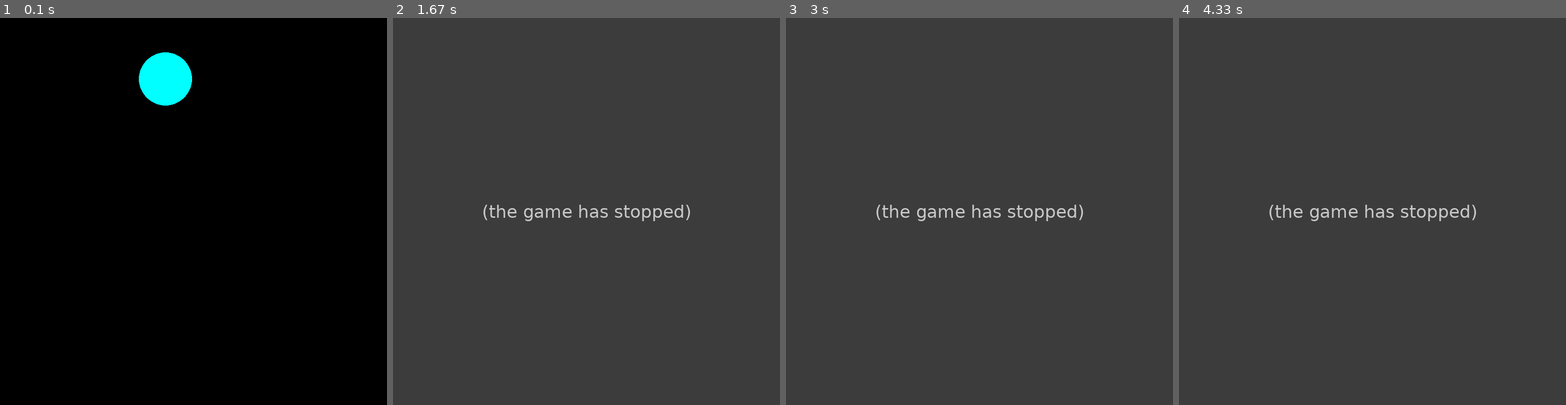
Above: before the commit, frames 1-4 (left to right).
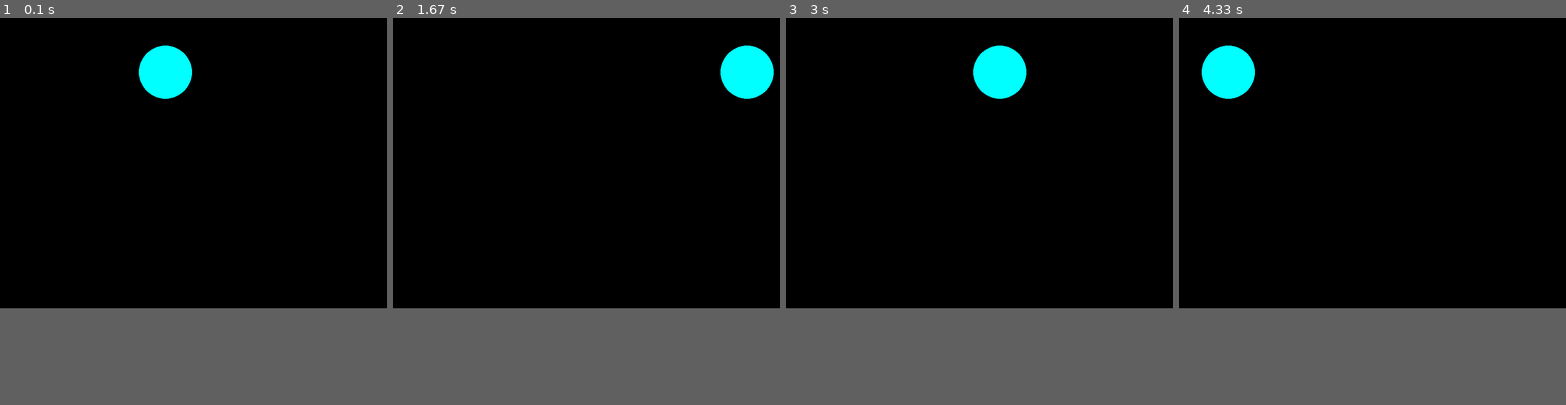
Above: after the commit, the same moments.

Repository: Pleshakova/pygame_projects
Game: pygame game, started from game_get_ball.py
The game is run twice, just before and just after one commit, with the same random seed, the same clock (stepped at 60 frames per second) and the same inputs.
Inputs (mouse positions are in pixels of both pictures, inside the frame that each line leads up to):
- Up to frame 1 (0.1 s): no input
- Up to frame 2 (1.67 s): click (586, 165) at 0.4 s
- Up to frame 3 (3 s): click (1122, 265) at 1.73 s
- Up to frame 4 (4.33 s): no input
In our replay, the window is 800x800 before the commit and 800x600 after it. These sizes can differ from the game's own. Grey fills any space a smaller window leaves; there, only what the larger window draws over its background counts as a difference.

The runs differ from the first frame. In frame 1, 0.5% of the frame differs, in the area x 35-50%, y 7-23%; in frame 2, 75%, in the area x 0-100%, y 0-75%; in frame 3, 75%; in frame 4, 75%.
Before the commit the program exited at 1.52 s; later frames show no game.

Commit message:
Ball goes straight ahead and back

Diff:
--- a/game_get_ball.py
+++ b/game_get_ball.py
@@ -2,7 +2,7 @@
 from random import *
 pygame.init()
 
-size = 800, 800
+size = 800, 600
 screen = pygame.display.set_mode(size)
 black = (0, 0, 0)
 white = (255, 255, 255)
@@ -24,10 +24,9 @@
 def new_parameters():
     global x, y, r, COLOR
     x = randint(50, 600)
-    y = randint(50, 600)
+    y = randint(50, 500)
     r = randint(30, 60)
     COLOR = colors[randint(0, 5)]
-    return x
 
 
 def parameter_x():
@@ -35,7 +34,8 @@
 
 
 def new_ball():
-    pygame.draw.circle(screen, COLOR, (x, y), r)
+    for i in range(3):
+        pygame.draw.circle(screen, COLOR, (x, y), r)
 
 
 def click():
@@ -49,25 +49,40 @@
 
 new_parameters()
 all_balls += 1
-while not done and parameter_x() <= 700:
-    new_ball()
-    pygame.display.update()
-    for event in pygame.event.get():
-        if event.type == pygame.QUIT:
-            print("Поймал шариков:", have_balls)
-            print("Всего шариков:", all_balls)
-            done = True
-        elif event.type == pygame.MOUSEBUTTONDOWN:
-            event.x, event.y = event.pos
-            have_balls += click()
-            if click() > 0:
-                new_parameters()
-                all_balls += 1
-    screen.fill(black)
-    clock.tick(25)
-    x += 10
-    if parameter_x() > 700:
-        print("Поймал шариков:", have_balls)
-        print("Всего шариков:", all_balls)
+while not done:
+    while not done and x + r < 800:
+        new_ball()
+        pygame.display.update()
+        for event in pygame.event.get():
+            if event.type == pygame.QUIT:
+                print("Поймал шариков:", have_balls)
+                print("Всего шариков:", all_balls)
+                done = True
+            elif event.type == pygame.MOUSEBUTTONDOWN:
+                event.x, event.y = event.pos
+                have_balls += click()
+                if click() > 0:
+                    new_parameters()
+                    all_balls += 1
+        screen.fill(black)
+        clock.tick(25)
+        x+=10
+    while not done and x - r > 0:
+        new_ball()
+        pygame.display.update()
+        for event in pygame.event.get():
+            if event.type == pygame.QUIT:
+                print("Поймал шариков:", have_balls)
+                print("Всего шариков:", all_balls)
+                done = True
+            elif event.type == pygame.MOUSEBUTTONDOWN:
+                event.x, event.y = event.pos
+                have_balls += click()
+                if click() > 0:
+                    new_parameters()
+                    all_balls += 1
+        screen.fill(black)
+        clock.tick(25)
+        x -= 10
 
 pygame.quit()
